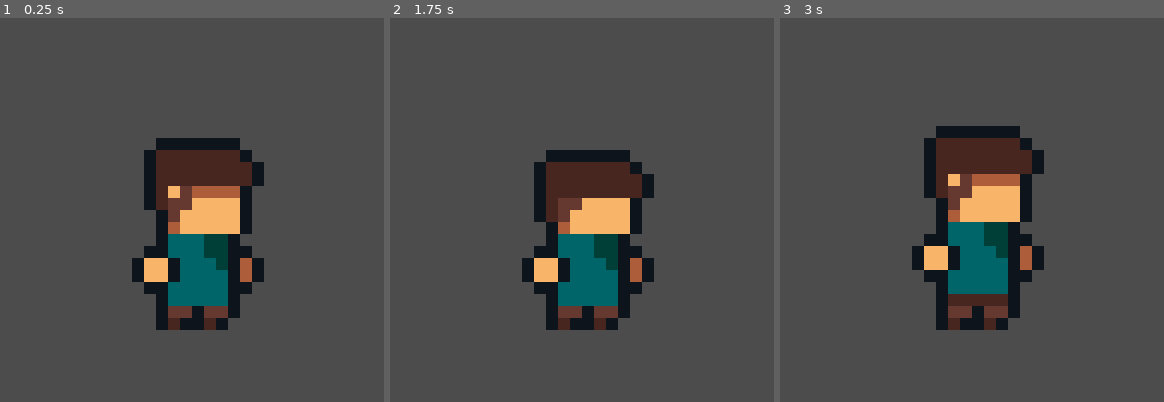
Above: before the commit, frames 1-3 (left to right).
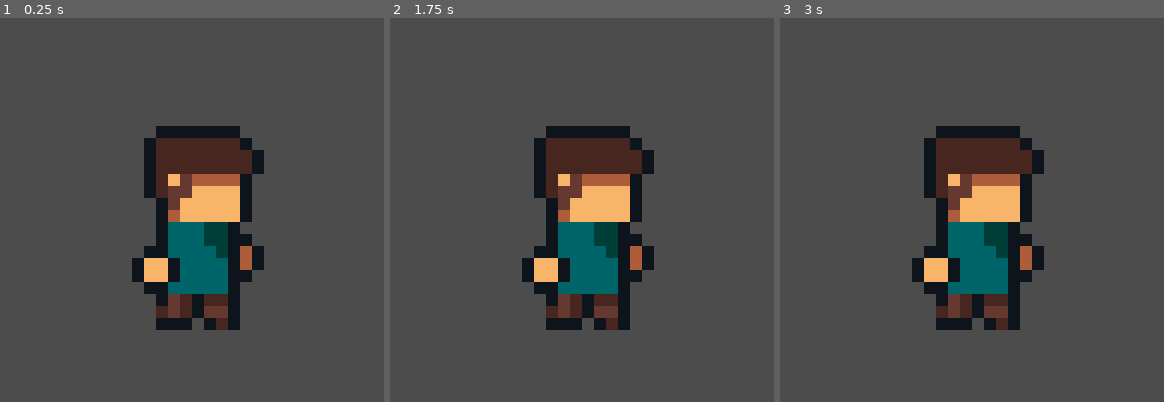
Above: after the commit, the same moments.

Repository: davifoox/character-creator
Game: Godot game, scene res://Main.tscn
Same seed, same stepped clock (60 frames per second), same inputs: the game is played once before the commit and once after it.
Inputs:
- Up to frame 1 (0.25 s): no input
- Up to frame 2 (1.75 s): tap Enter (ui_accept) at 0.5, 0.77, 1.52 s
- Up to frame 3 (3 s): no input

The runs differ from the first frame. In frame 1, 6.1% of the frame differs, in the area x 37-69%, y 28-82%; in frame 2, 7.5%; in frame 3, 1.9%.

Commit message:
Update Character.tscn

Diff:
--- a/Character.tscn
+++ b/Character.tscn
@@ -306,6 +306,30 @@
 "update": 0,
 "values": [ 0.0 ]
 }
+tracks/12/type = "value"
+tracks/12/path = NodePath("Sprites/RightLeg:flip_h")
+tracks/12/interp = 1
+tracks/12/loop_wrap = true
+tracks/12/imported = false
+tracks/12/enabled = true
+tracks/12/keys = {
+"times": PoolRealArray( 0 ),
+"transitions": PoolRealArray( 1 ),
+"update": 0,
+"values": [ false ]
+}
+tracks/13/type = "value"
+tracks/13/path = NodePath("Sprites/RightLeg:scale")
+tracks/13/interp = 1
+tracks/13/loop_wrap = true
+tracks/13/imported = false
+tracks/13/enabled = true
+tracks/13/keys = {
+"times": PoolRealArray( 0 ),
+"transitions": PoolRealArray( 1 ),
+"update": 0,
+"values": [ Vector2( 1, 1 ) ]
+}
 
 [sub_resource type="Animation" id=3]
 resource_name = "Run"
@@ -393,7 +417,7 @@
 "times": PoolRealArray( 0 ),
 "transitions": PoolRealArray( 1 ),
 "update": 0,
-"values": [ Vector2( -1, 8.5 ) ]
+"values": [ Vector2( -2, 8 ) ]
 }
 tracks/7/type = "value"
 tracks/7/path = NodePath("Sprites/RightLeg:flip_v")
@@ -405,7 +429,7 @@
 "times": PoolRealArray( 0 ),
 "transitions": PoolRealArray( 1 ),
 "update": 1,
-"values": [ true ]
+"values": [ false ]
 }
 tracks/8/type = "value"
 tracks/8/path = NodePath("Sprites/LeftLeg:flip_h")
@@ -419,6 +443,42 @@
 "update": 1,
 "values": [ true ]
 }
+tracks/9/type = "value"
+tracks/9/path = NodePath("Sprites/RightLeg:flip_h")
+tracks/9/interp = 1
+tracks/9/loop_wrap = true
+tracks/9/imported = false
+tracks/9/enabled = true
+tracks/9/keys = {
+"times": PoolRealArray( 0 ),
+"transitions": PoolRealArray( 1 ),
+"update": 1,
+"values": [ true ]
+}
+tracks/10/type = "value"
+tracks/10/path = NodePath("Sprites/RightLeg:rotation_degrees")
+tracks/10/interp = 1
+tracks/10/loop_wrap = true
+tracks/10/imported = false
+tracks/10/enabled = true
+tracks/10/keys = {
+"times": PoolRealArray( 0 ),
+"transitions": PoolRealArray( 1 ),
+"update": 0,
+"values": [ 90.0 ]
+}
+tracks/11/type = "value"
+tracks/11/path = NodePath("Sprites/RightLeg:scale")
+tracks/11/interp = 1
+tracks/11/loop_wrap = true
+tracks/11/imported = false
+tracks/11/enabled = true
+tracks/11/keys = {
+"times": PoolRealArray( 0 ),
+"transitions": PoolRealArray( 1 ),
+"update": 0,
+"values": [ Vector2( 1, 1 ) ]
+}
 
 [node name="Character" type="Node2D"]
 position = Vector2( 16, 16 )
@@ -458,7 +518,7 @@
 texture = ExtResource( 2 )
 
 [node name="AnimationPlayer" type="AnimationPlayer" parent="."]
-autoplay = "Idle"
+autoplay = "Run"
 anims/Idle = SubResource( 1 )
 anims/RESET = SubResource( 2 )
 anims/Run = SubResource( 3 )
